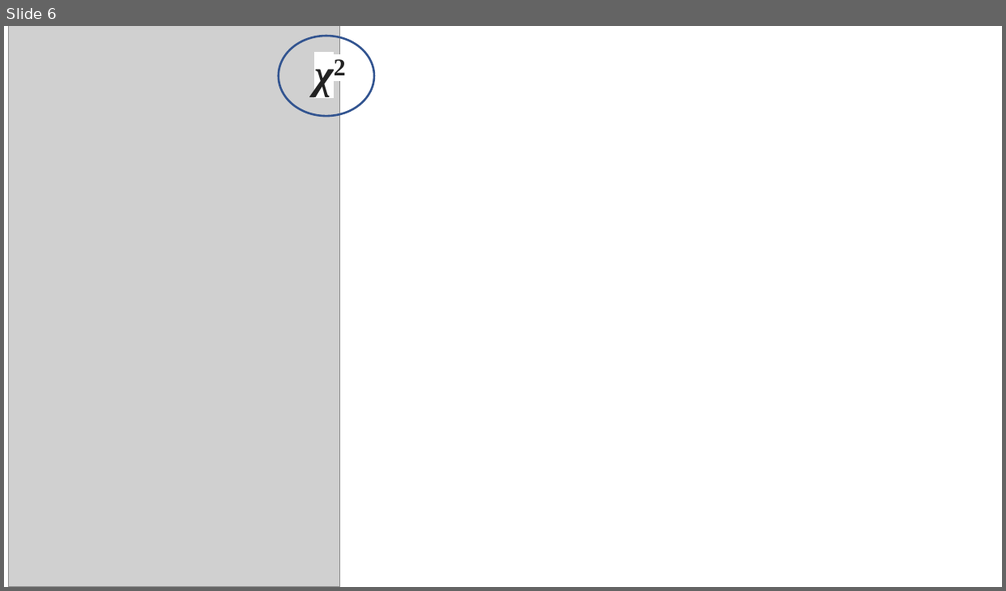
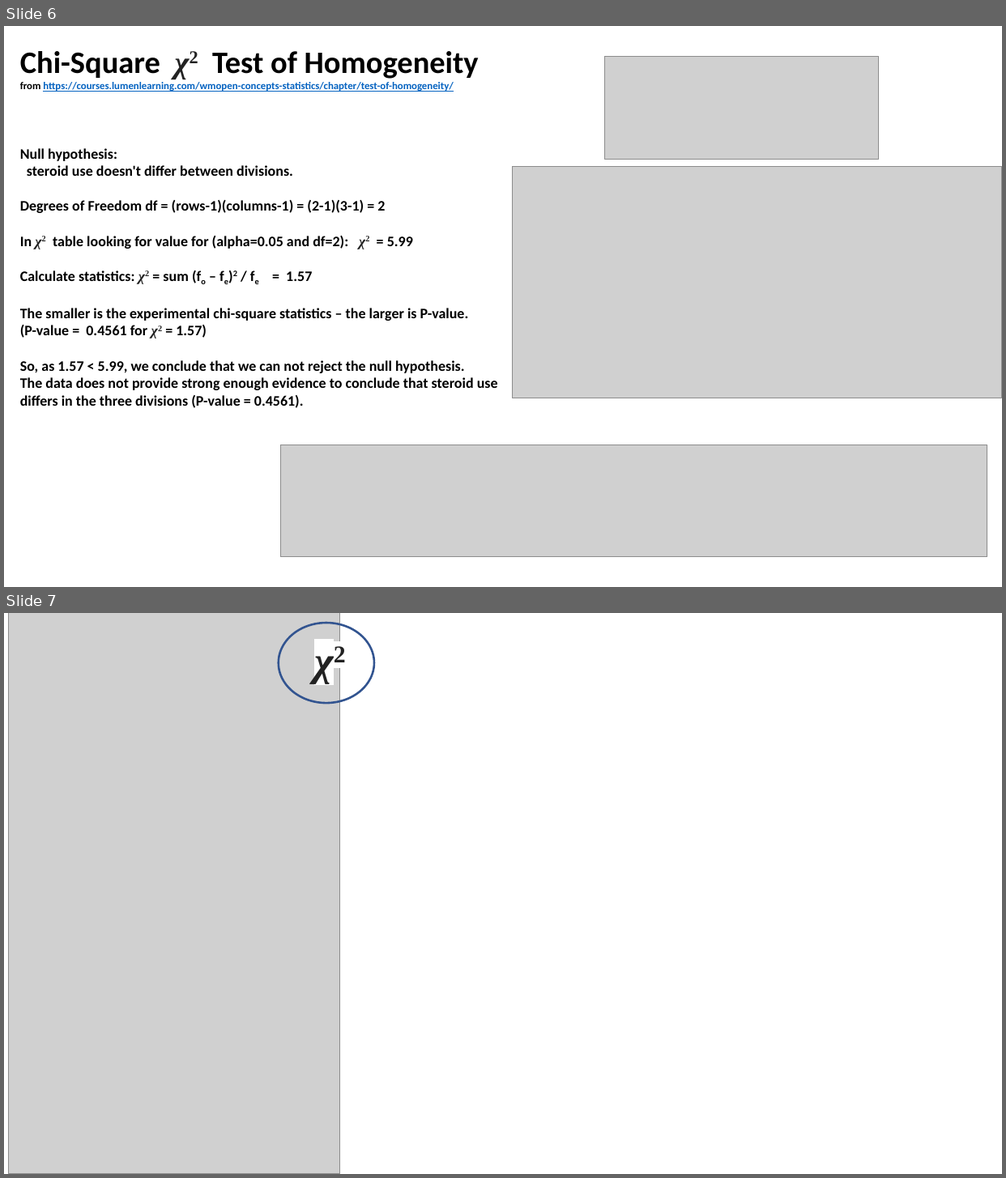
Before and after one commit to lselector/ml_ai_doc, a slide deck: statistics_06_x2_distribution.pptx. Shown one above the other, each under a label of ours: slide 6 before the commit, slides 6 and 7 after it. The pictures are 1006x591 and 1006x1178 pixels, drawn with LibreOffice and Linux fonts; fonts in the diff are those of the drawing; grey boxes stand for pictures. Boxes give left, top, right and bottom in pixels: in the first picture for what was removed or moved away, otherwise in the second. Text is boxed around its words. In the diff, an @@ line names an element or a change of style, - is before the commit and + after.

```diff
--- a/statistics_06_x2_distribution.pptx
+++ b/statistics_06_x2_distribution.pptx
@@ slide 6 added at box(4, 26, 1002, 587), background #FFFFFF @@
@@ text added at box(20, 51, 498, 408), 14 pt, text #000000, bold @@
+Chi-Square χ2 Test of Homogeneity
+from https://courses.lumenlearning.com/wmopen-concepts-statistics/chapter/test-of-homogeneity/
+Null hypothesis:
+steroid use doesn't differ between divisions.
+Degrees of Freedom df = (rows-1)(columns-1) = (2-1)(3-1) = 2
+In χ2 table looking for value for (alpha=0.05 and df=2): χ2 = 5.99
+Calculate statistics: χ2 = sum (fo – fe)2 / fe = 1.57
+The smaller is the experimental chi-square statistics – the larger is P-value.
+(P-value = 0.4561 for χ2 = 1.57)
+So, as 1.57 < 5.99, we conclude that we can not reject the null hypothesis.
+The data does not provide strong enough evidence to conclude that steroid use differs in the three divisions (P-value = 0.4561).
@@ picture added at box(605, 56, 879, 160) @@
@@ picture added at box(513, 166, 1002, 398) @@
@@ picture added at box(280, 446, 987, 557) @@
@@ what was slide 6 is now slide 7 @@
```
Also in this commit, not shown: 3 slides changed, 1 other file.
